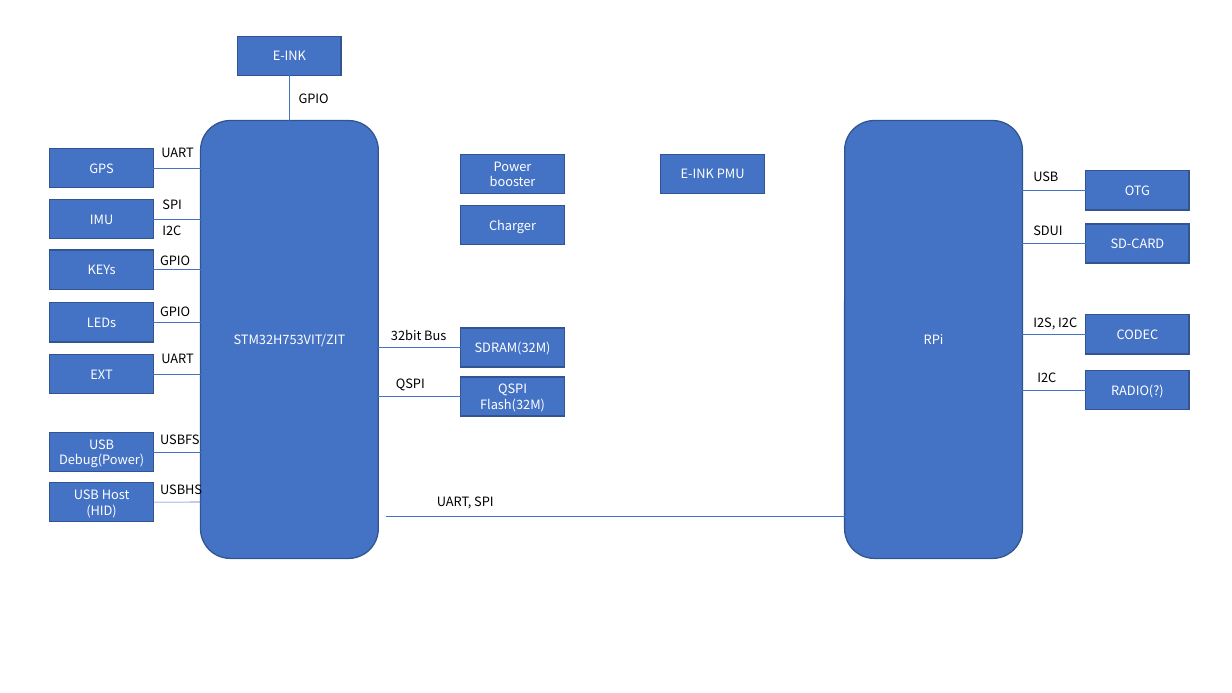
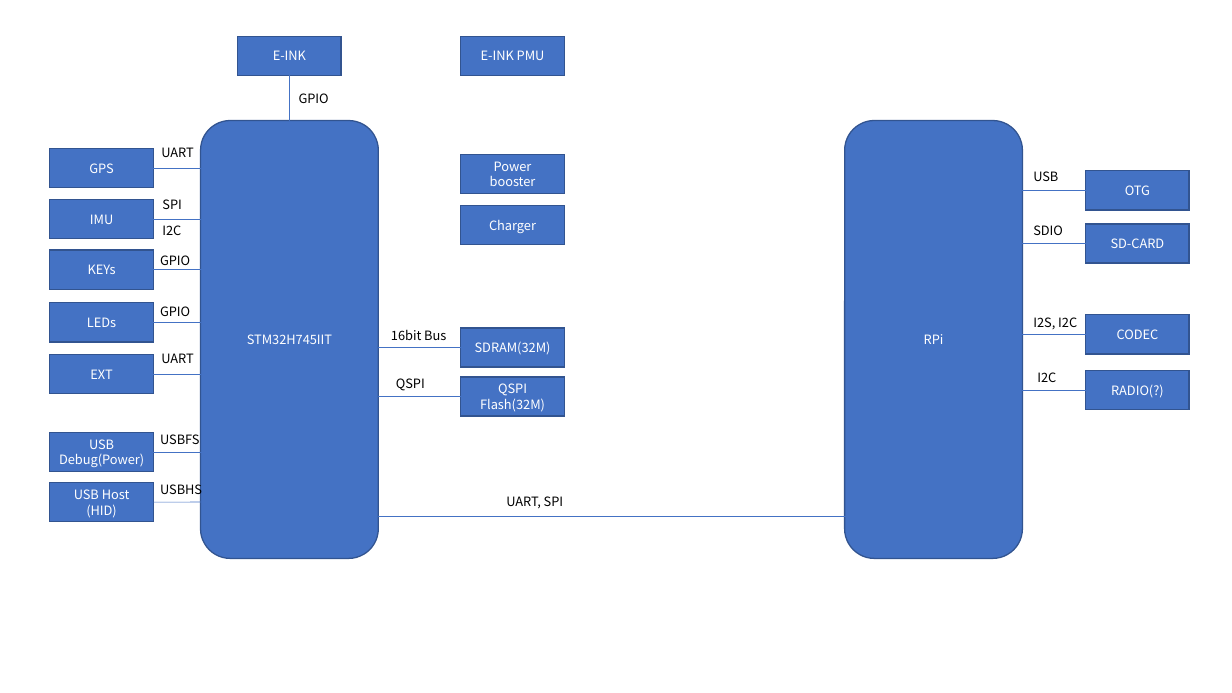
Before and after one commit to akkdong/FlightComputer, a slide deck: slide 5 of doc/System Architecture.pptx. Drawn at 1232x693 pixels with LibreOffice and Linux fonts; fonts in the diff are those of the drawing. Boxes give left, top, right and bottom in pixels: in the first picture for what was removed or moved away, otherwise in the second. Text is boxed around its words. In the diff, an @@ line names an element or a change of style, - is before the commit and + after.

```diff
--- a/doc/System Architecture.pptx
+++ b/doc/System Architecture.pptx
@@ rectangle "E-INK PMU" moved from (x1=661, y1=154, x2=764, y2=193) to (x1=461, y1=36, x2=565, y2=75) @@
@@ text at (x1=1033, y1=225, x2=1063, y2=235): text changed @@
-SDUI
+SDIO
@@ text at (x1=391, y1=329, x2=446, y2=340): text changed @@
-32bit Bus
+16bit Bus
@@ text in rounded rectangle at (x1=247, y1=334, x2=332, y2=344): text changed @@
-STM32H753VIT/ZIT
+STM32H745IIT
@@ text "UART, SPI" at (x1=506, y1=496, x2=563, y2=509): alignment left to centre @@
```
Also in this commit, not shown: 6 other files.
